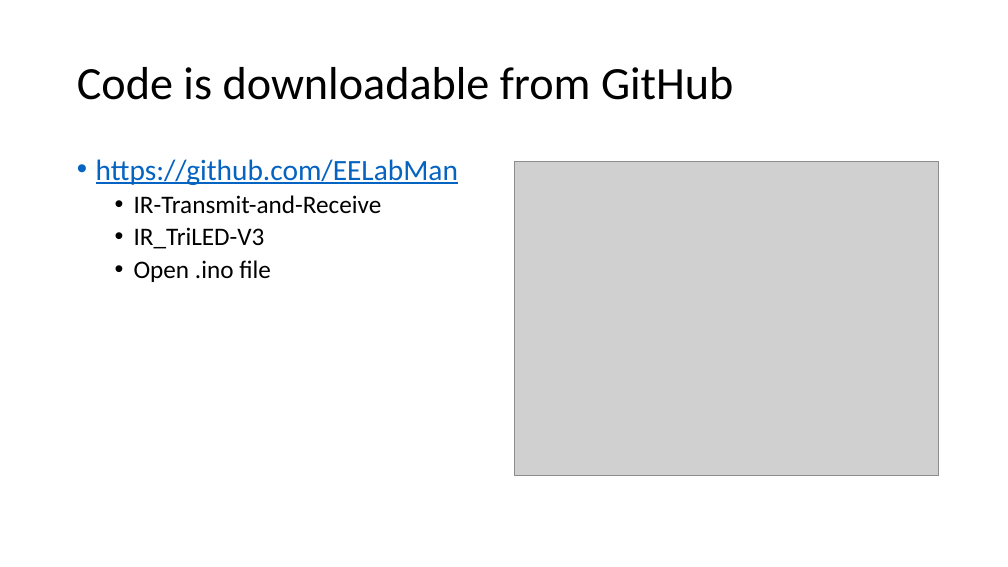
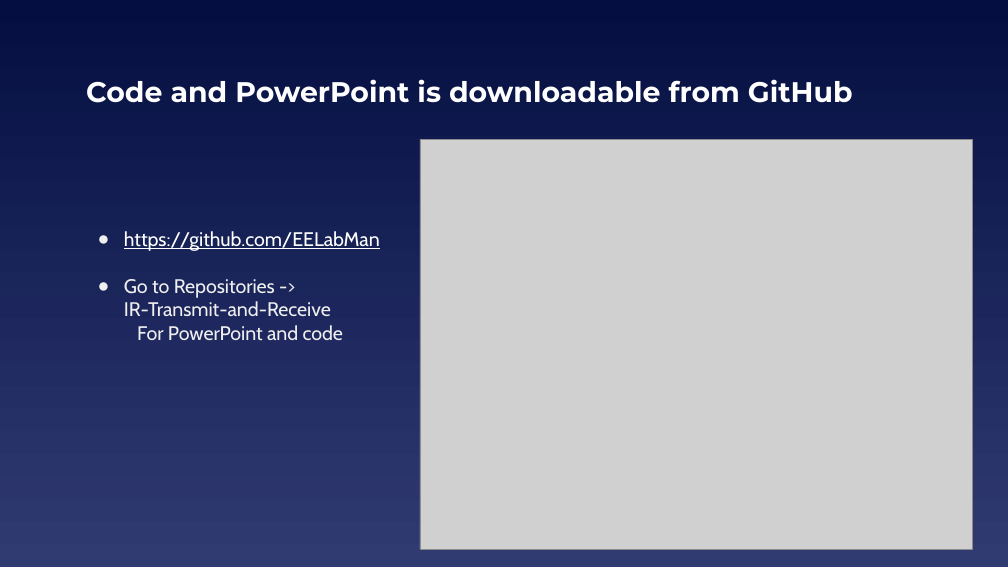
Before and after one commit to EELabMan/IR-Transmit-and-Receive, a slide deck: slide 2 of Infrared TX RX.pptx (slide 6 before the commit). Drawn at 1008x567 pixels with LibreOffice and Linux fonts; fonts in the diff are those of the drawing; grey boxes stand for pictures. Boxes give left, top, right and bottom in pixels: in the first picture for what was removed or moved away, otherwise in the second. Text is boxed around its words. In the diff, an @@ line names an element or a change of style, - is before the commit and + after.

```diff
--- a/Infrared TX RX.pptx
+++ b/Infrared TX RX.pptx
@@ background #FFFFFF to gradient #040E41 to #303B72 @@
@@ title at [86, 79, 853, 103]: text changed; size 44 to 27 pt; font Calibri to Montserrat; text colour #000000 to #FFFFFF; bold on @@
-Code is downloadable from GitHub
+Code and PowerPoint is downloadable from GitHub
@@ text "https://github.com/EELabMan": place and size @@
-text "https://github.com/EELabMan" at [96, 159, 458, 282]
+text "https://github.com/EELabMan" at [124, 231, 380, 341]
@@ text "https://github.com/EELabMan" at [124, 231, 380, 341]: vertical alignment top to middle @@
@@ picture: place and size @@
-picture at [515, 161, 939, 476]
+picture at [420, 139, 972, 549]
@@ text at [124, 231, 380, 251]: size 28 to 18.7 pt, font Calibri to Cabin, text colour #0563C1 to #FFFFFF in "https://github.com/EELabMan"; bullet • to ●; line spacing 0.9 to 1; less space between paragraphs @@
@@ text at [124, 279, 343, 341]: text changed; size 24 to 18.7 pt; font Calibri to Cabin; text colour #000000 to #EFEFEF @@
-  • IR-Transmit-and-Receive
-  • IR_TriLED-V3
-  • Open .ino file
+● Go to Repositories -> IR-Transmit-and-Receive For PowerPoint and code
```
Also in this commit, not shown: 6 other slides changed, 5 slides added, 1 slide removed.
